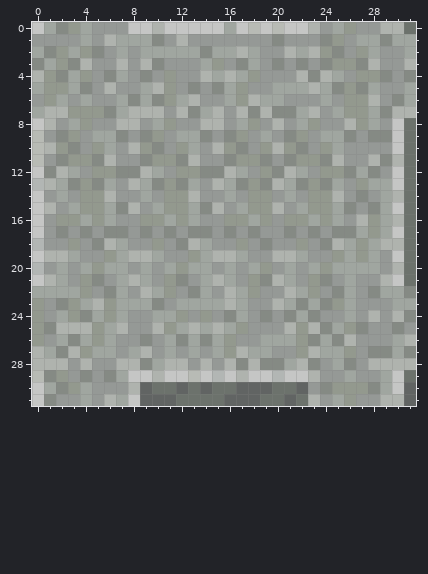
Two versions of one pixel-art sprite, img/walls/doorTop.png. The picture above is the old version.
The file is 32x32 pixels. Colours within 5 levels of each other are drawn and written as one.
After the commit:
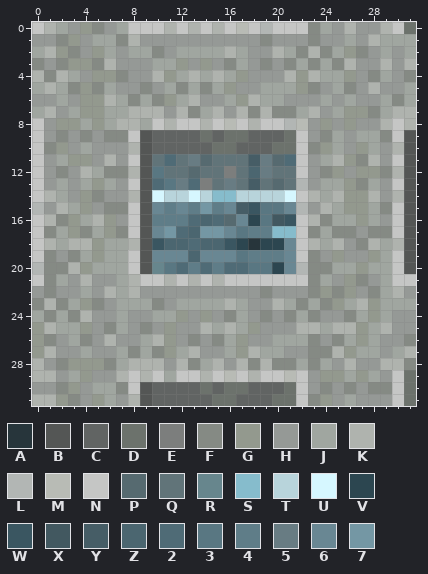
Palette (. is transparent): A #27353b  B #545655  C #616463  D #6c726c  E #7c7e7d  F #858a84  G #93998e  H #959996  J #a0a6a0  K #afb3ae  L #b2b6b4  M #b8bbb5  N #c5c6c5  P #566a70  Q #617479  R #67868d  S #86bccc  T #b8d4db  U #d6f7ff  V #2c4650  W #3a5661  X #425860  Y #465d66  Z #4b6670  2 #4f6b76  3 #597782  4 #5f7d88  5 #687c83  6 #698793  7 #7497a4
Change:
Changed rows in their new state; - is an unchanged pixel.
first column x 0:
 0 -KJHGF-J--NK-K-KNMNLN--FJHK---N-
 1 --FGHJJFKHH-H------FH--FHHJHKJ--
 2 -K-FHGJHJ-FH--J-KJH-KJF-FJGFHJ--
 3 -HFGGFKH-HJJG-GHFJHFHFJFJFKHHK--
 4 -FK-HGGF-HK-JKJKJGH--KGKJ-GHFJ--
 5 -KJFGFJ--FHJFJFJGH-J--GFHJFHK---
 6 -H--GGK-------------------JHHJ--
 7 --HJ--J---------------------FJ--
 8 -HGGJGJ--JNKNN-NMNKNNLMHG-GHHK-K
 9 N--HFHF-NBCCCCDCDDCCCDN-F-HJJ--B
10 NF-HJHH--BCCCCCDDCCCDDNF---GJ-KB
11 N-J--H--NBQ2Q5PQQQY5P2NHJ-GF-HNB
12 -HFHKJF-KB3QQPQQEQZ5QQN-F-HGGFKB
13 NH-HJG--NB2352EQ5QYQPQLHJ-GF-H-B
14 -K---FH-KBUTTUTSSTTTTUNKJ-GGKH-B
15 LHK--HF-NB6464746YW336LHK-GGJF-B
16 -KF--KG-NB4442Z2P6V3XWNKF-JGJHNB
17 -FJG-JG-NB672Z776344SSN-J--HFF-B
18 NKJKKGJ-KBWZZ2ZZWVAVV6NKJ-HFKJ-B
19 -FHFJGJ-NB666Z66634446NF--HHGJ-B
20 -FFKGJ--NBR324242233V6LFF--G-JNB
21 -F--KH---NNKNKN-NNNNNNNFJ-GF-J-N
22 HFHHJ-K-KHHH-HH-HHHF-HHFG-G---KH
23 FK-JGFH--------------------KGJ--
24 JF-FKHH-------------------FJGJHH
25 -KJJGHFJ-FH-HHKJKJG--HK-JKKGJKH-
26 -FHJFHK--JKGHFHFJG-H--J-H-JGJ-HF
27 GKHHJHHJFJFGJK-HJGK-J-HFFK-JJH-K
28 -HFGGGFJ-KKH-FJKHKFK-FJ-JHK-H--F
29 KKHJG-HK-KNJ-NKNMNK-NM-HGG-GJH--
30 HH--HJJFNBCC-CDC-D--C-N--HFH-F-D
31 KKGFHGJHKB--CCC-D--C-DNFGHJ--HND
